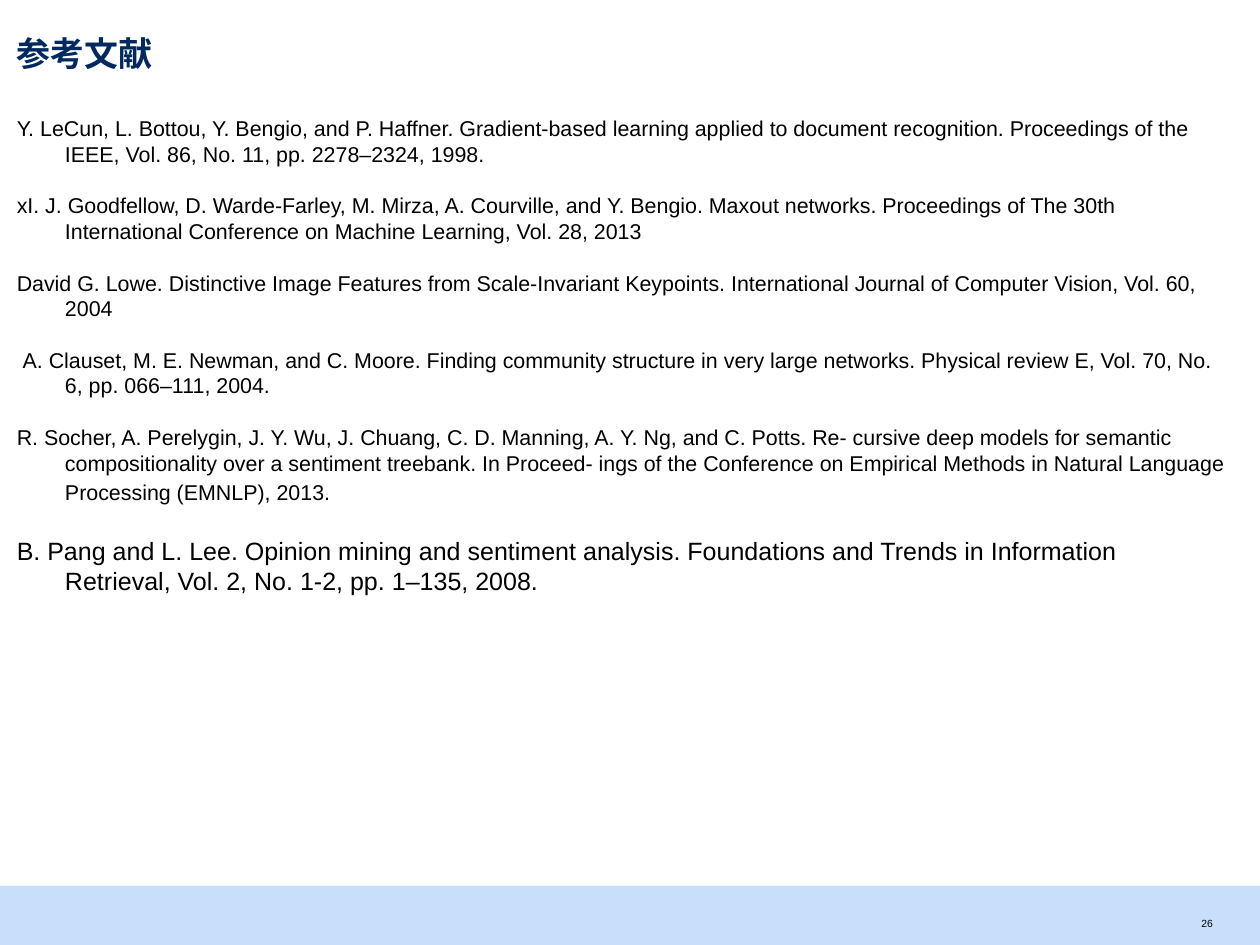
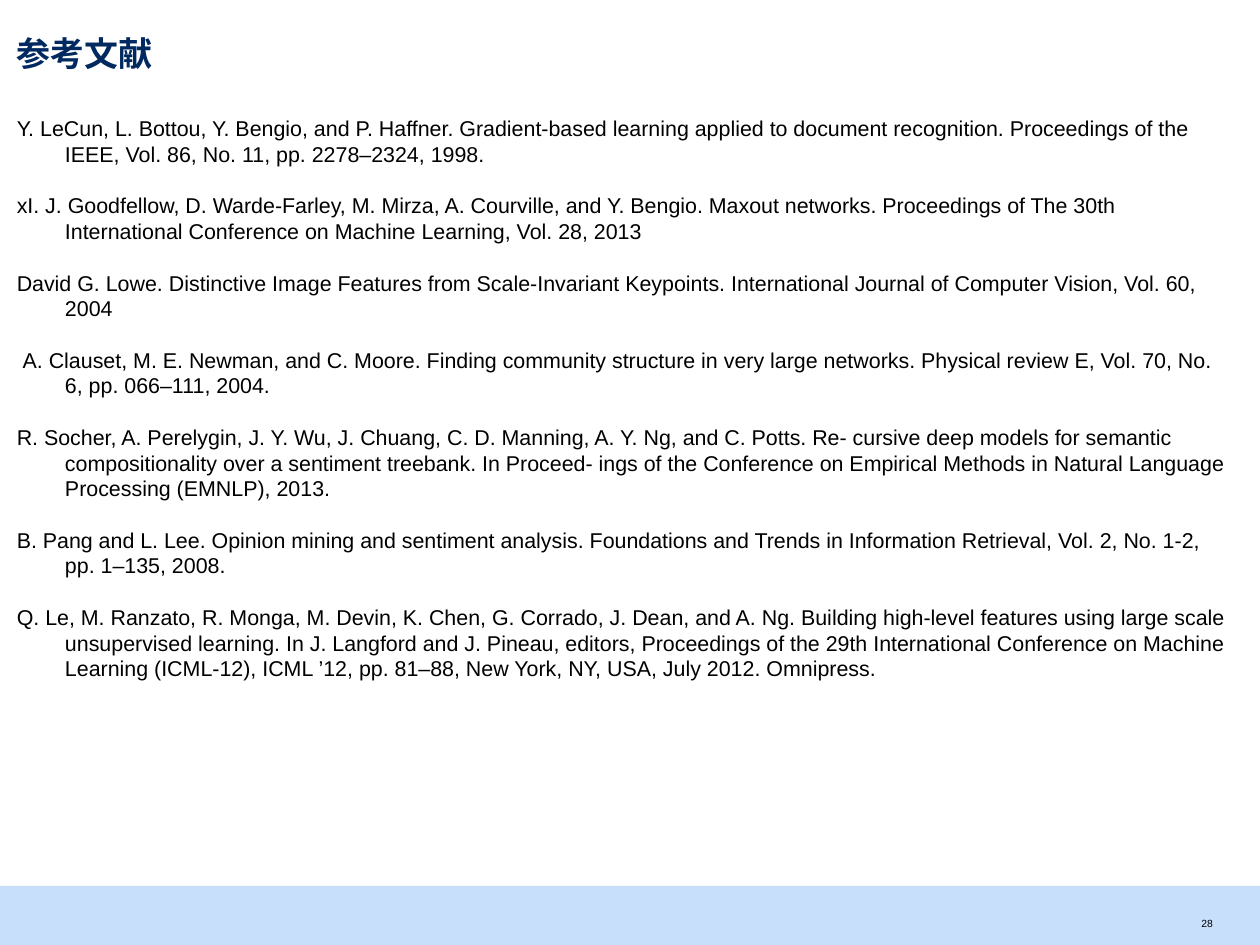
Before and after one commit to srtk/sotsuron, a slide deck: slide 29 of doc/sotsuron_defense/bd.pptx (slide 27 before the commit). Drawn at 1260x945 pixels with LibreOffice and Linux fonts; fonts in the diff are those of the drawing. Boxes give left, top, right and bottom in pixels: in the first picture for what was removed or moved away, otherwise in the second. Text is boxed around its words. In the diff, an @@ line names an element or a change of style, - is before the commit and + after.

```diff
--- a/doc/sotsuron_defense/bd.pptx
+++ b/doc/sotsuron_defense/bd.pptx
@@ text at (17,532,1200,578): size 14 to 12 pt in "B. Pang and L. Lee. Opinion mining ..." @@
@@ text at (17,609,1224,681): paragraph added @@
+Q. Le, M. Ranzato, R. Monga, M. Devin, K. Chen, G. Corrado, J. Dean, and A. Ng. Building high-level features using large scale unsupervised learning. In J. Langford and J. Pineau, editors, Proceedings of the 29th International Conference on Machine Learning (ICML-12), ICML ’12, pp. 81–88, New York, NY, USA, July 2012. Omnipress.
```
Also in this commit, not shown: 14 other slides changed, 9 slides added, 1 slide removed, 11 other files.
